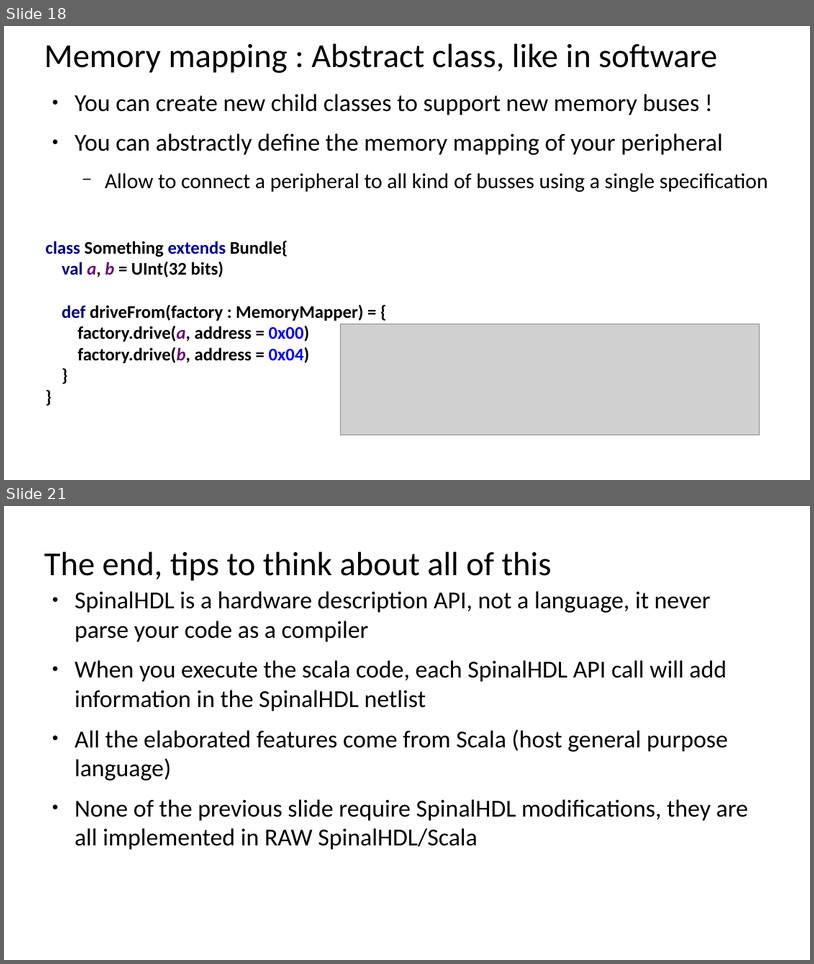
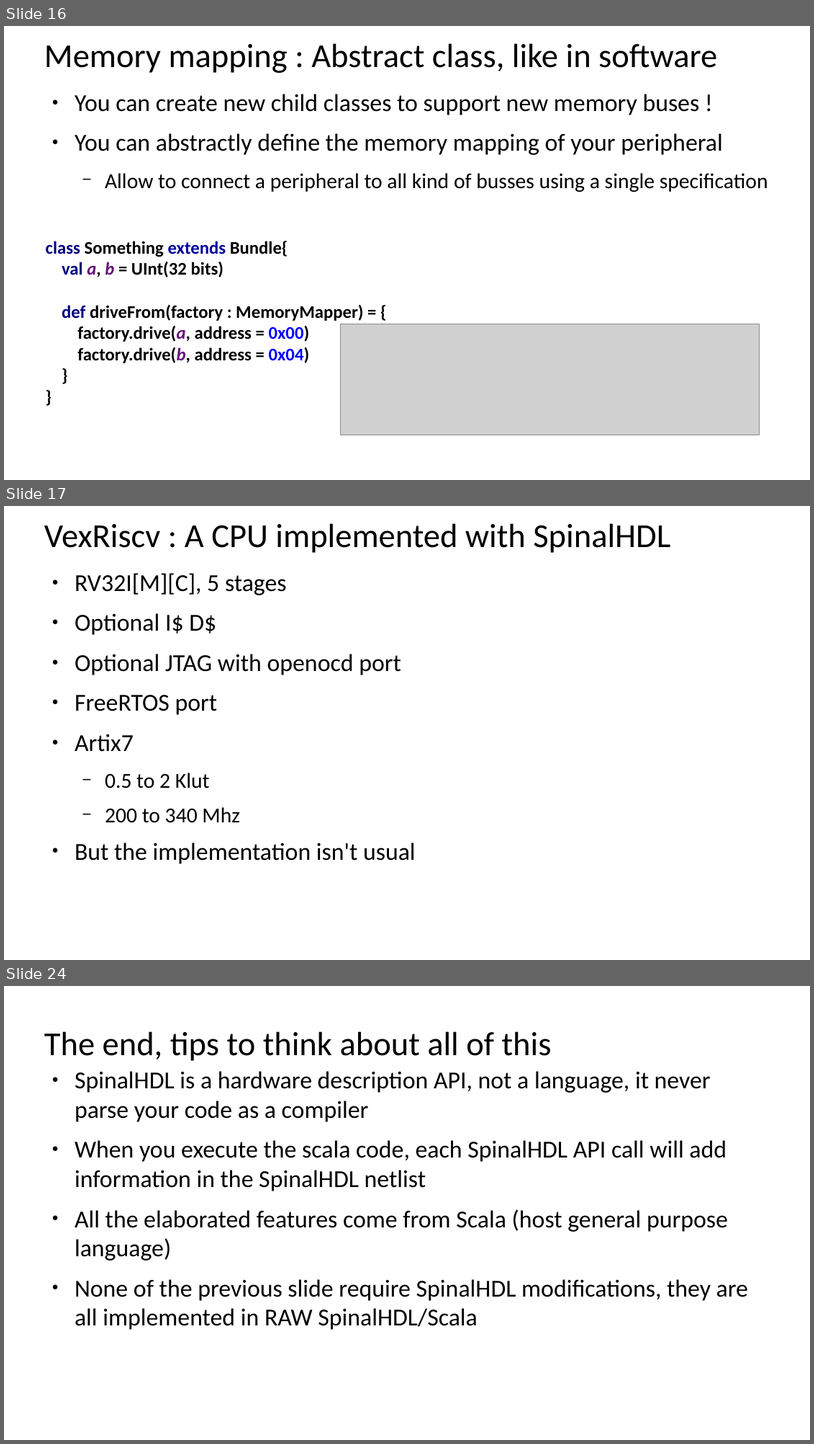
Before and after one commit to SpinalHDL/SpinalDoc, a slide deck: presentation/en/orconf2.odp. Shown one above the other, each under a label of ours: slides 18 and 21 before the commit, slides 16, 17 and 24 after it; the slides between them are not shown. The pictures are 814x964 and 814x1444 pixels, drawn with LibreOffice and Linux fonts; fonts in the diff are those of the drawing; grey boxes stand for pictures. Boxes give left, top, right and bottom in pixels: in the first picture for what was removed or moved away, otherwise in the second. Text is boxed around its words. In the diff, an @@ line names an element or a change of style, - is before the commit and + after.

```diff
--- a/presentation/en/orconf2.odp
+++ b/presentation/en/orconf2.odp
@@ slide 17 added at (x1=4, y1=506, x2=810, y2=960), background #FFFFFF @@
@@ title added at (x1=44, y1=523, x2=671, y2=553), 37.7 pt, text #000000 @@
+VexRiscv : A CPU implemented with SpinalHDL
@@ text added at (x1=75, y1=573, x2=416, y2=864), 27.4 pt, text #000000 @@
+● RV32I[M][C], 5 stages
+● Optional I$ D$
+● Optional JTAG with openocd port
+● FreeRTOS port
+● Artix7
+  − 0.5 to 2 Klut
+  − 200 to 340 Mhz
+● But the implementation isn't usual
@@ what was slide 18 is now slide 16 @@
@@ what was slide 21 is now slide 24 @@
```
Also in this commit, not shown: 6 slides changed, 6 other slides added, 6 slides removed, 5 other files.
